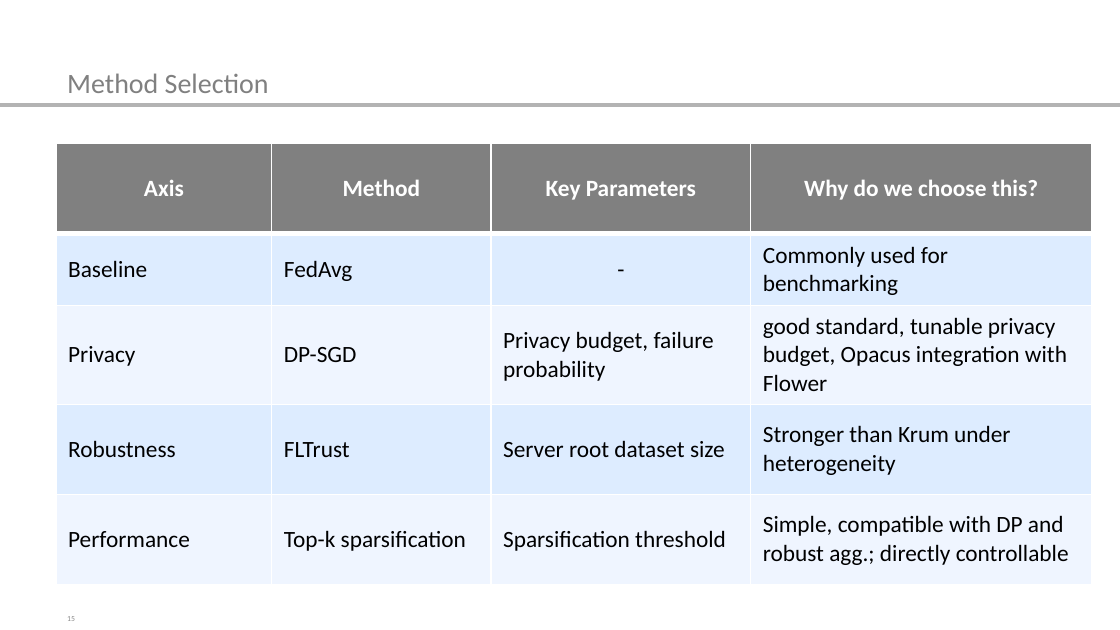
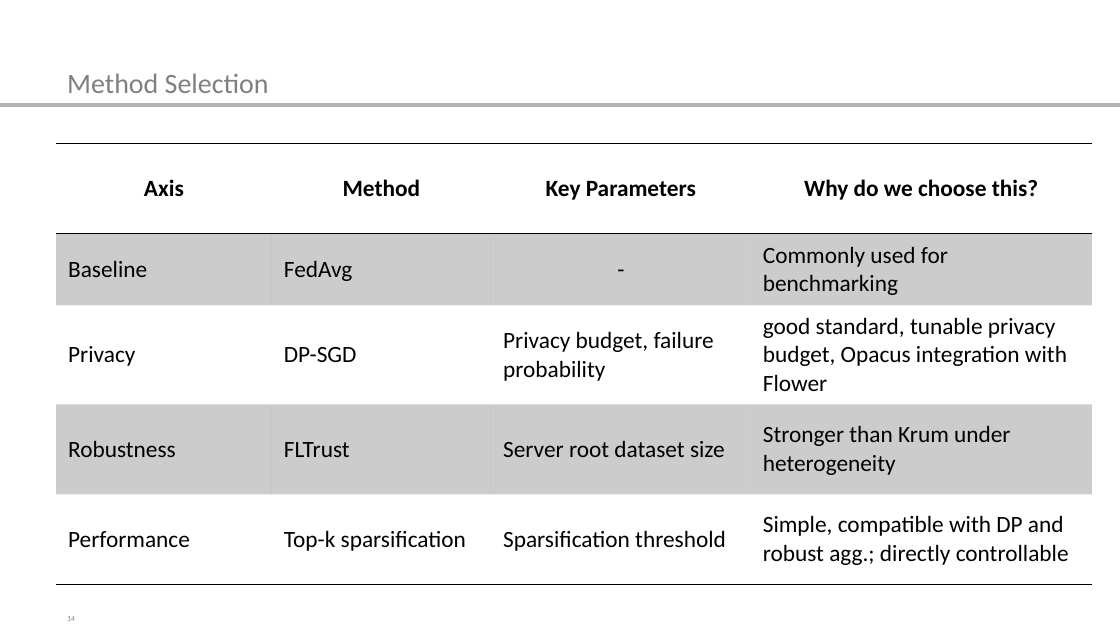
Before and after one commit to r-jschnoor/DPaDS, a slide deck: slide 14 of latex/final_presentation/DPaDS_final.pptx (slide 15 before the commit). Drawn at 1120x630 pixels with LibreOffice and Linux fonts; fonts in the diff are those of the drawing. Boxes give left, top, right and bottom in pixels: in the first picture for what was removed or moved away, otherwise in the second. Text is boxed around its words. In the diff, an @@ line names an element or a change of style, - is before the commit and + after.

```diff
--- a/latex/final_presentation/DPaDS_final.pptx
+++ b/latex/final_presentation/DPaDS_final.pptx
@@ table at (56,143,1093,585) @@
@@ fill #808080 to none in row 1 @@
@@ fill #DEECFF to #000000 at 20% opacity in 8 cells @@
@@ fill #EFF6FF to none in 8 cells @@
@@ text colour #FFFFFF to #000000 in "Axis", "Method", "Key Parameters", "Why do we choose this?" @@
@@ borders changed @@
```
Also in this commit, not shown: 15 other slides changed, 7 slides added, 1 slide removed, 8 other files.
